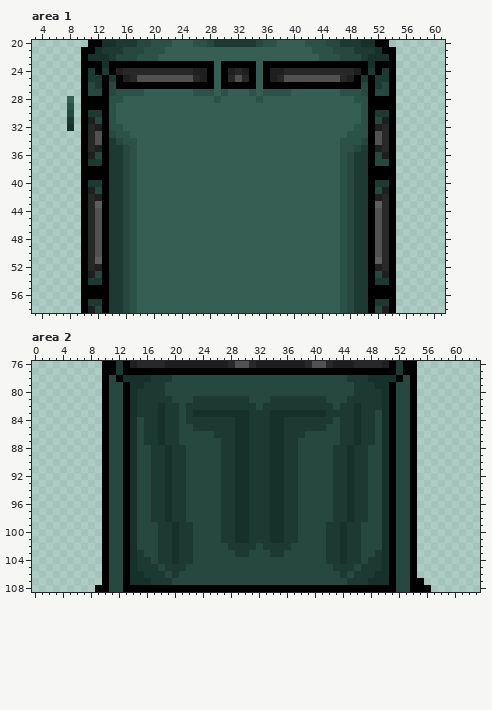
One commit to this pixel-art file: production/Plan/Assets/TILEMAPS/VEHICLES/LandRanger.aseprite. Above is the file before it was changed.
64x128 pixels, 1 frame. Colours within 5 levels of each other are drawn and written as one. Shown: area 1: x 3..61, y 20..58; area 2: x 0..63, y 76..108.
Once edited:
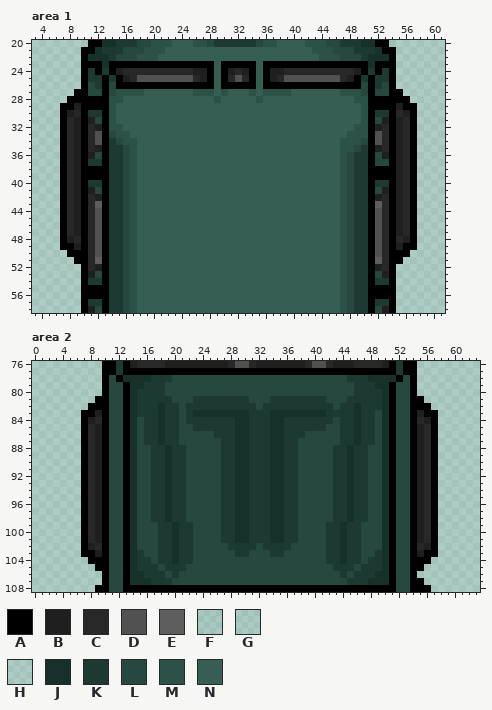
Palette (. is transparent): A #000000  B #1f1f1f  C #282828  D #515151  E #5e5e5e  F #e9e9e93b  G #f2f2f23b  H #fafafa3b  J #16312a  K #1d3a32  L #26483e  M #2c5146  N #375e52
The exact change:
layer "Layer 3" now shown
Changed rows in their new state; - is an unchanged pixel.
Area 1, layers "Layer 5", "Layer 3":
first column x 7:
27 --A---------------------------------------------A--
28 -AA---------------------------------------------AA-
29 AAB---------------------------------------------BAA
30 ABC---------------------------------------------CBA
31 ACB---------------------------------------------BCA
32 ACB---------------------------------------------BCA
33 ACB---------------------------------------------BCA
34 ACB---------------------------------------------BCA
35 ACB---------------------------------------------BCA
36 ACB---------------------------------------------BCA
37 ACB---------------------------------------------BCA
38 ACB---------------------------------------------BCA
39 ACB---------------------------------------------BCA
40 ACB---------------------------------------------BCA
41 ACB---------------------------------------------BCA
42 ACB---------------------------------------------BCA
43 ACB---------------------------------------------BCA
44 ACB---------------------------------------------BCA
45 ACB---------------------------------------------BCA
46 ACB---------------------------------------------BCA
47 ACB---------------------------------------------BCA
48 ABC---------------------------------------------CBA
49 AAB---------------------------------------------BAA
50 -AA---------------------------------------------AA-
51 --A---------------------------------------------A--
Area 2, layer "Layer 3":
first column x 7:
 81 --A---------------------------------------------A--
 82 -AA---------------------------------------------AA-
 83 AAB---------------------------------------------BAA
 84 ABC---------------------------------------------CBA
 85 ACB---------------------------------------------BCA
 86 ACB---------------------------------------------BCA
 87 ACB---------------------------------------------BCA
 88 ACB---------------------------------------------BCA
 89 ACB---------------------------------------------BCA
 90 ACB---------------------------------------------BCA
 91 ACB---------------------------------------------BCA
 92 ACB---------------------------------------------BCA
 93 ACB---------------------------------------------BCA
 94 ACB---------------------------------------------BCA
 95 ACB---------------------------------------------BCA
 96 ACB---------------------------------------------BCA
 97 ACB---------------------------------------------BCA
 98 ACB---------------------------------------------BCA
 99 ACB---------------------------------------------BCA
100 ACB---------------------------------------------BCA
101 ACB---------------------------------------------BCA
102 ABC---------------------------------------------CBA
103 AAB---------------------------------------------BAA
104 -AA---------------------------------------------AA-
105 --A---------------------------------------------A--
Where, in picture pixels (left, top, right, bottom), the same in both pictures:
changed: (60, 89, 81, 264)
changed: (396, 89, 417, 264)
changed: (81, 396, 102, 571)
changed: (417, 396, 438, 571)
